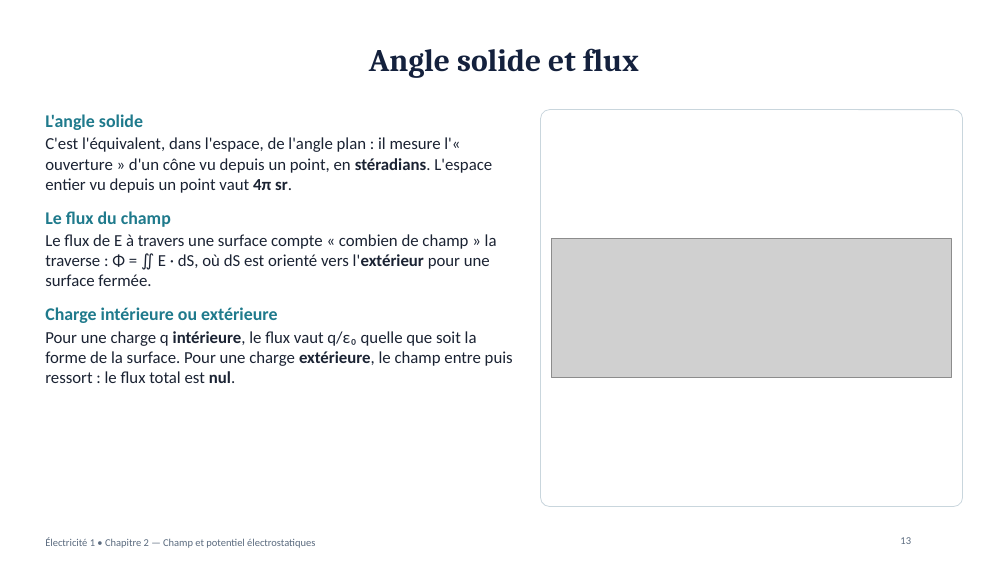
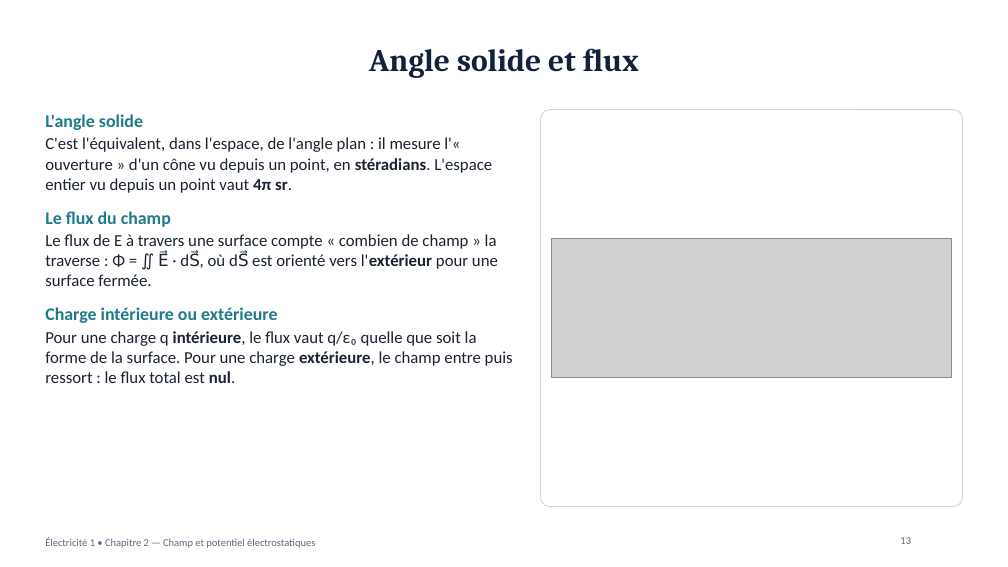
Before and after one commit to physiquefacile/physiquefacile.github.io, a slide deck: slide 13 of slides/Electricite_Chapitre_2_Champ_potentiel.pptx. Drawn at 1008x567 pixels with LibreOffice and Linux fonts; fonts in the diff are those of the drawing; grey boxes stand for pictures; background and template pictures are left out. Boxes give left, top, right and bottom in pixels: in the first picture for what was removed or moved away, otherwise in the second. Text is boxed around its words. In the diff, an @@ line names an element or a change of style, - is before the commit and + after.

```diff
--- a/slides/Electricite_Chapitre_2_Champ_potentiel.pptx
+++ b/slides/Electricite_Chapitre_2_Champ_potentiel.pptx
@@ text at (45,234,498,286): text changed @@
-Le flux de E à travers une surface compte « combien de champ » la traverse : Φ = ∬ E · dS, où dS est orienté vers l'extérieur pour une surface fermée.
+Le flux de E à travers une surface compte « combien de champ » la traverse : Φ = ∬ E⃗ · dS⃗, où dS⃗ est orienté vers l'extérieur pour une surface fermée.
```
Also in this commit, not shown: 7 other slides changed, 2 other files.
